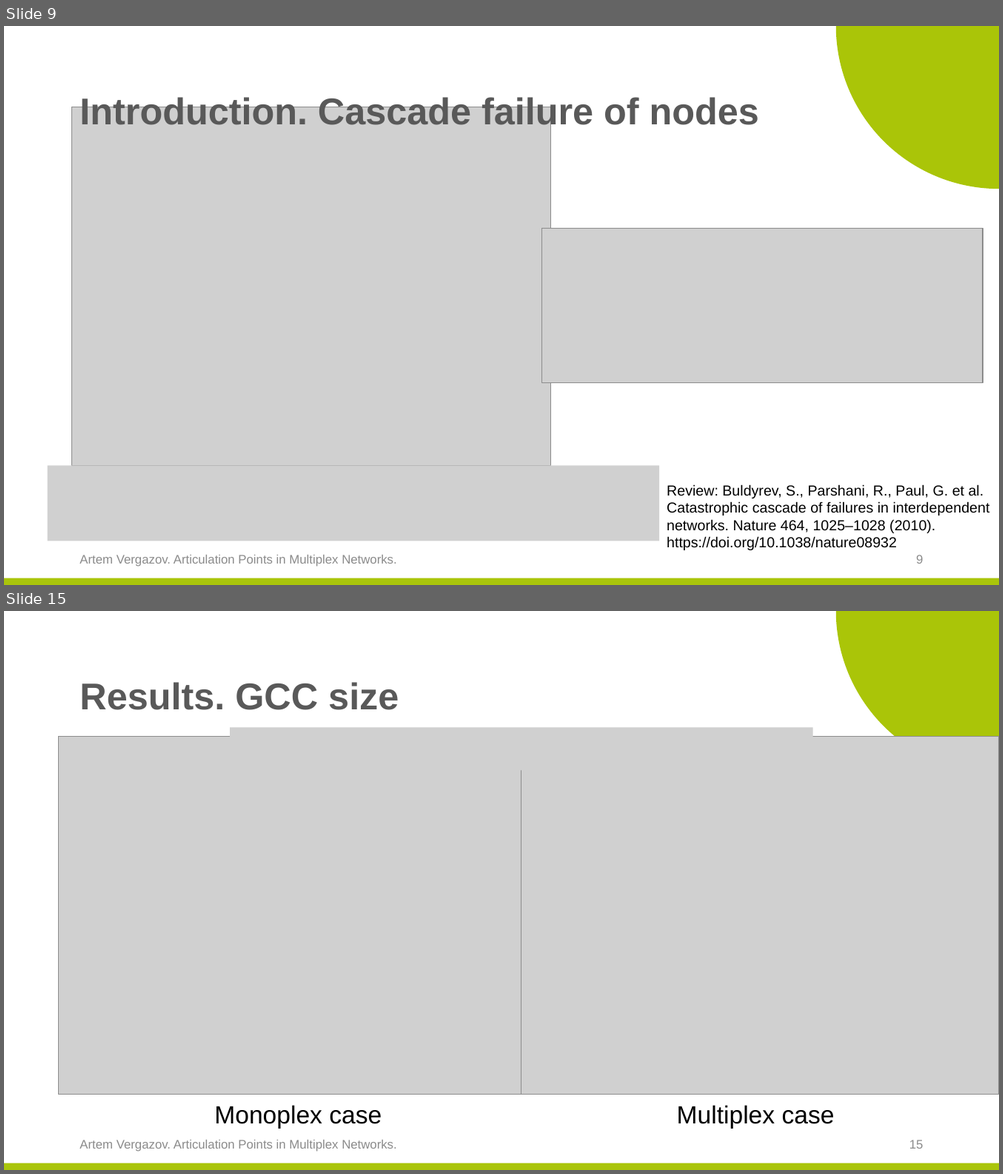
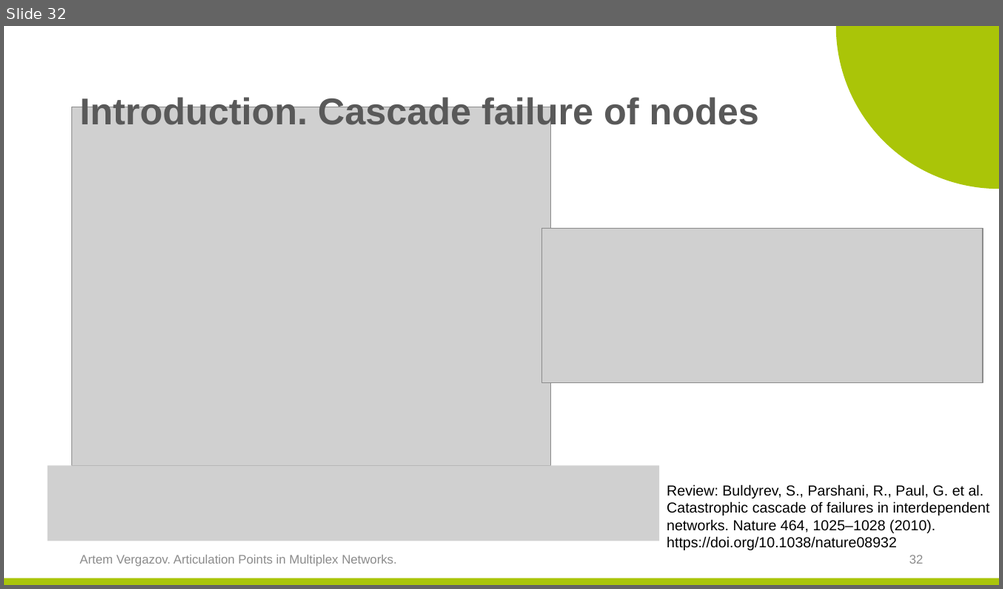
Before and after one commit to ArtemVergazov/ap_in_multiplex_networks, a slide deck: msc_predefense_template/Artem_Vergazov_predefense_April.pptx. Shown one above the other, each under a label of ours: slides 9 and 15 before the commit, slide 32 after it; the slides between them are not shown. The pictures are 1003x1174 and 1003x589 pixels, drawn with LibreOffice and Linux fonts; fonts in the diff are those of the drawing; grey boxes stand for pictures; background and template pictures are left out. Boxes give left, top, right and bottom in pixels: in the first picture for what was removed or moved away, otherwise in the second. Text is boxed around its words. In the diff, an @@ line names an element or a change of style, - is before the commit and + after.

```diff
--- a/msc_predefense_template/Artem_Vergazov_predefense_April.pptx
+++ b/msc_predefense_template/Artem_Vergazov_predefense_April.pptx
@@ slide 15 removed at <box>4,611,999,1170</box>, background #FFFFFF; not listed: 2 template elements that a slide beside it also shows @@
@@ title removed at <box>79,682,398,710</box> @@
-Results. GCC size
@@ picture removed at <box>58,737,535,1095</box> @@
@@ picture removed at <box>230,727,813,770</box> @@
@@ picture removed at <box>521,737,999,1095</box> @@
@@ text removed at <box>214,1105,381,1129</box> @@
-Monoplex case
@@ text removed at <box>677,1105,834,1129</box> @@
-Multiplex case
@@ text removed at <box>79,1140,397,1152</box> @@
-Artem Vergazov. Articulation Points in Multiplex Networks.
@@ page number removed at <box>909,1140,923,1149</box> @@
-15
@@ what was slide 9 is now slide 32 @@
@@ page number at <box>909,555,923,564</box>: text changed @@
-9
+32
```
Also in this commit, not shown: 8 slides changed, 15 slides added, 3 other slides removed, 43 other files.
